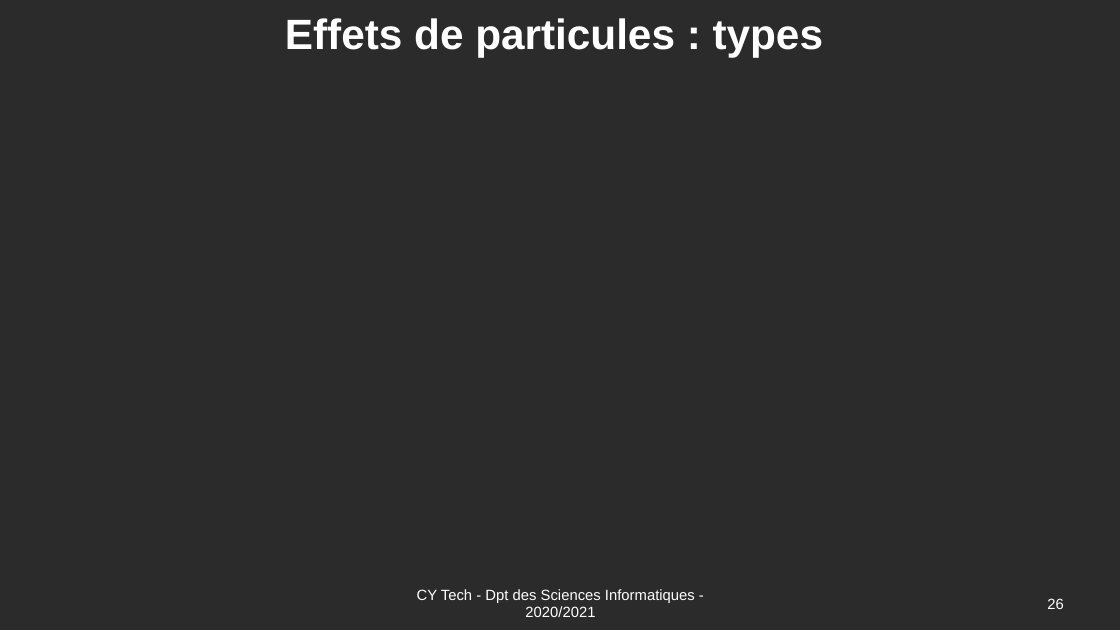
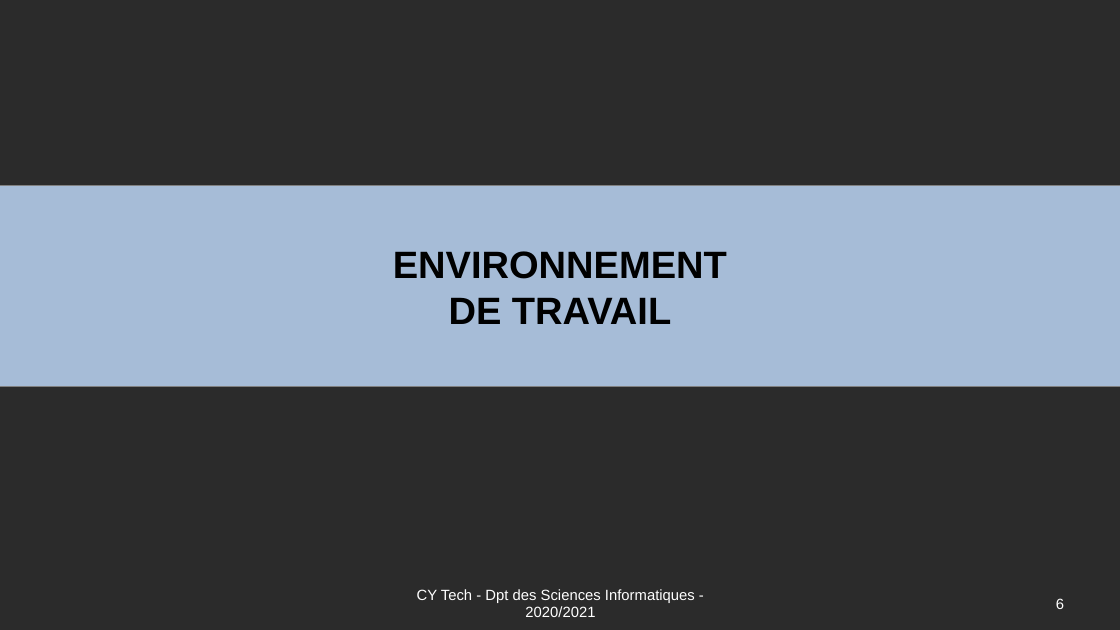
Before and after one commit to Romuald78/pyArcade, a slide deck: slide 6 of doc/UE_Libre_Jeu_Arcade_Documentation.odp (slide 26 before the commit). Drawn at 1120x630 pixels with LibreOffice and Linux fonts; fonts in the diff are those of the drawing; background and template pictures are left out; a plain dark background stands for a picture behind light text. Boxes give left, top, right and bottom in pixels: in the first picture for what was removed or moved away, otherwise in the second. Text is boxed around its words. In the diff, an @@ line names an element or a change of style, - is before the commit and + after.

```diff
--- a/doc/UE_Libre_Jeu_Arcade_Documentation.odp
+++ b/doc/UE_Libre_Jeu_Arcade_Documentation.odp
@@ title removed at (285,18,823,57) @@
-Effets de particules : types
@@ rectangle added at (0,186,1120,387), fill #A6BCD7, outline #808080 0 pt, 36 pt, text #000000, bold @@
+ENVIRONNEMENT
+DE TRAVAIL
@@ page number at (1056,598,1064,609): text changed @@
-26
+6
```
Also in this commit, not shown: 4 other slides changed, 7 slides added, 2 other files.
